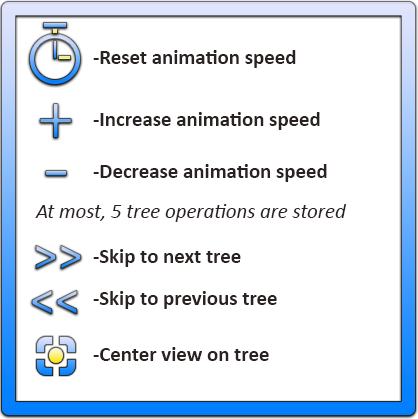
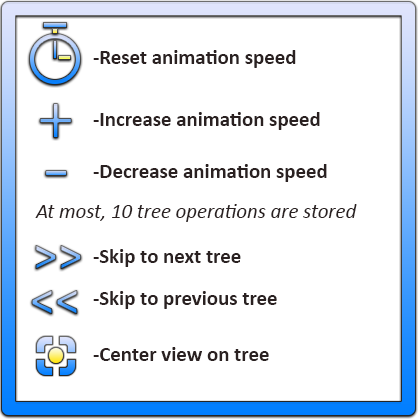
Layer changes from the first 418px x 419px image to the second:
renamed "At most, 5 tree operations are stored" to "At most, 10 tree operations are stored", painted on it over [111, 204, 357, 222]
painted on "Border" (2nd of 2) over [111, 204, 357, 222]
painted on "Rectangle 6" over [111, 204, 357, 222]
